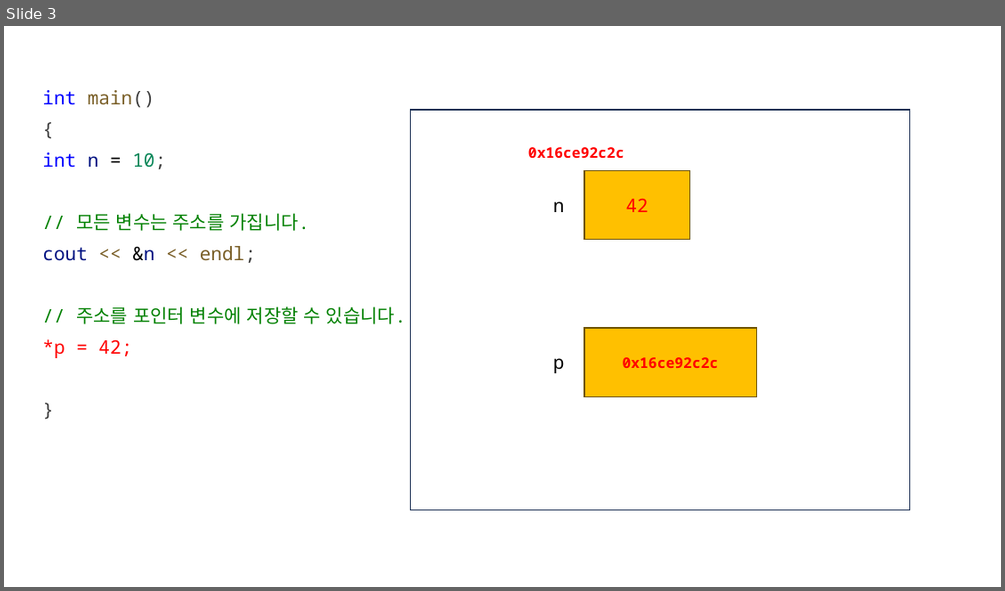
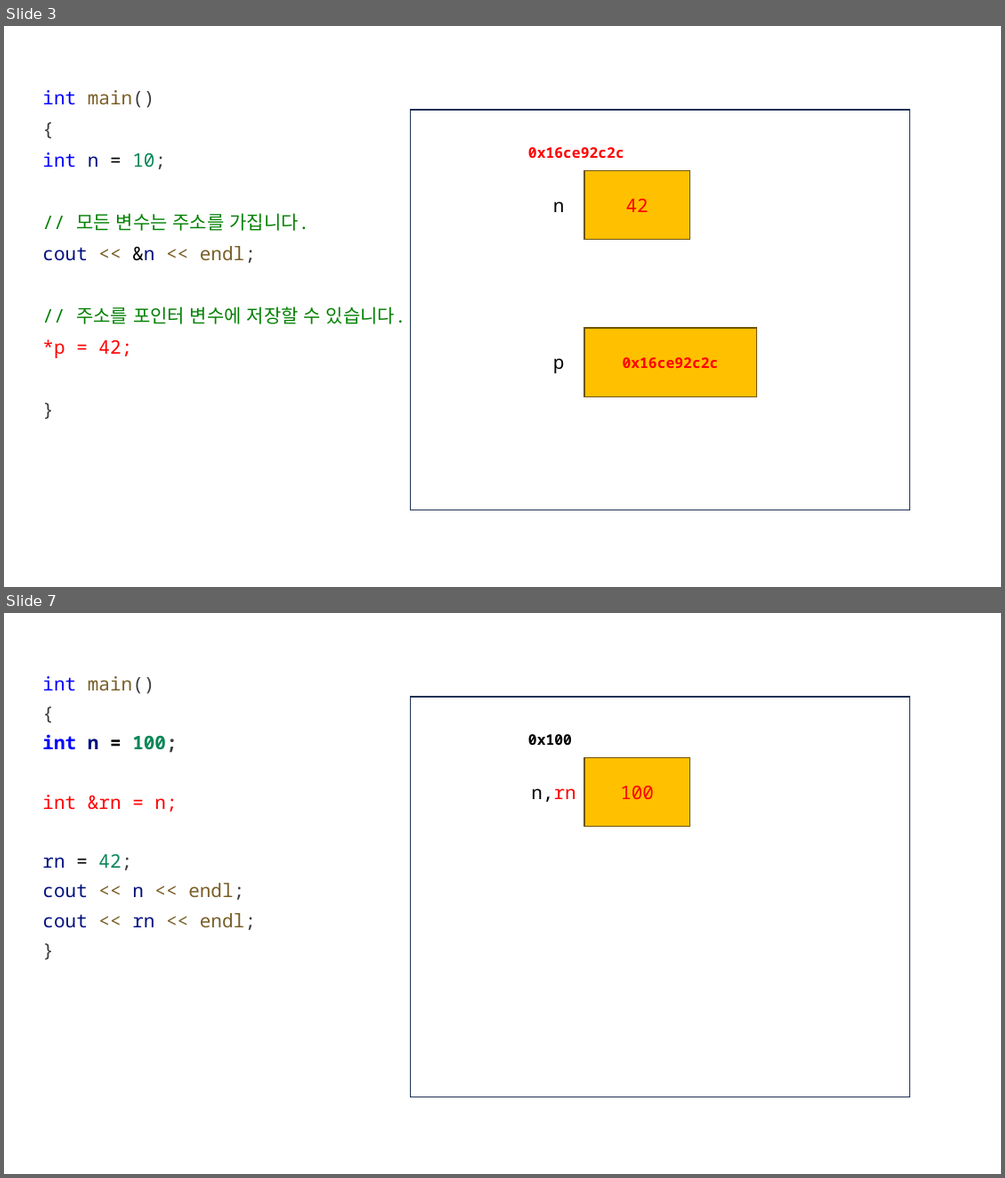
Before and after one commit to yoondev-classroom/cpp_250512, a slide deck: cpp_250512.pptx. Shown one above the other, each under a label of ours: slide 3 before the commit, slides 3 and 7 after it; the slides between them are not shown. The pictures are 1005x591 and 1005x1178 pixels, drawn with LibreOffice and Linux fonts; fonts in the diff are those of the drawing. Boxes give left, top, right and bottom in pixels: in the first picture for what was removed or moved away, otherwise in the second. Text is boxed around its words. In the diff, an @@ line names an element or a change of style, - is before the commit and + after.

```diff
--- a/cpp_250512.pptx
+++ b/cpp_250512.pptx
@@ slide 7 added at [4, 613, 1001, 1174], background #FFFFFF @@
@@ text added at [42, 676, 256, 930], 18 pt, text #795E26 @@
+int main()
+{
+int n = 100;
+int &rn = n;
+rn = 42;
+cout << n << endl;
+cout << rn << endl;
+}
@@ rectangle added at [410, 697, 909, 1097], fill #FFFFFF, outline #1E3256 1 pt @@
@@ text added at [528, 734, 572, 745], 14 pt, text #000000, bold @@
+0x100
@@ rectangle added at [584, 757, 689, 826], fill #FFC000, outline #705400 1 pt, 18 pt, text #FF0000 @@
+100
@@ text added at [531, 788, 575, 802], 18 pt, text #000000 @@
+n,rn
```
Also in this commit, not shown: 4 other slides added, 3 other files.
